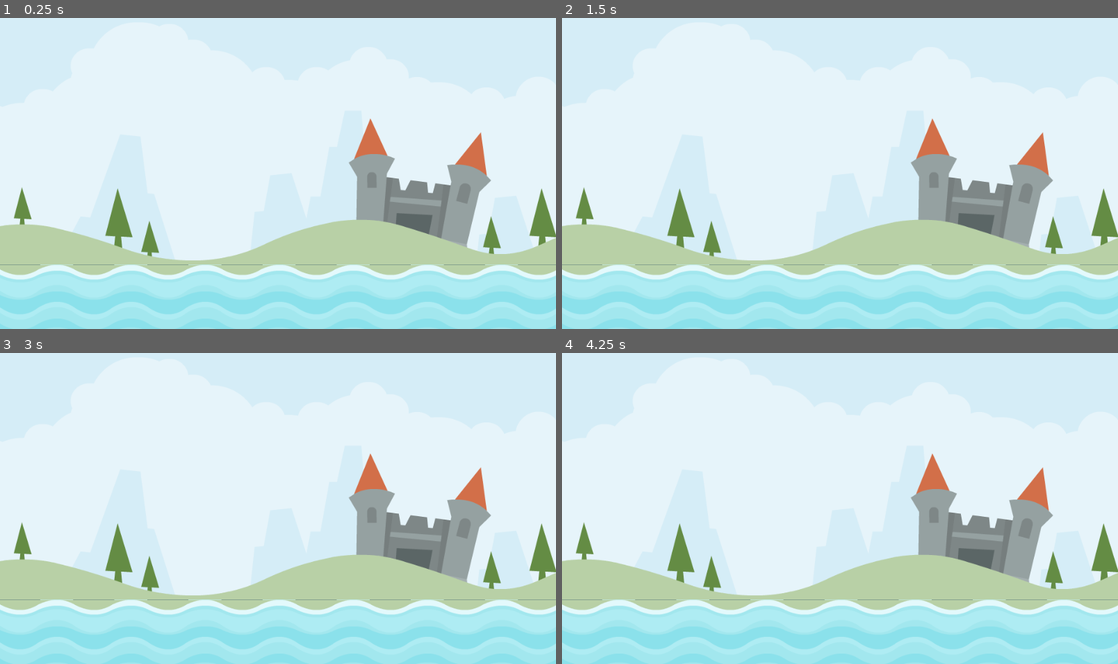
Above: before the commit, frames 1-4 (two rows, left to right).
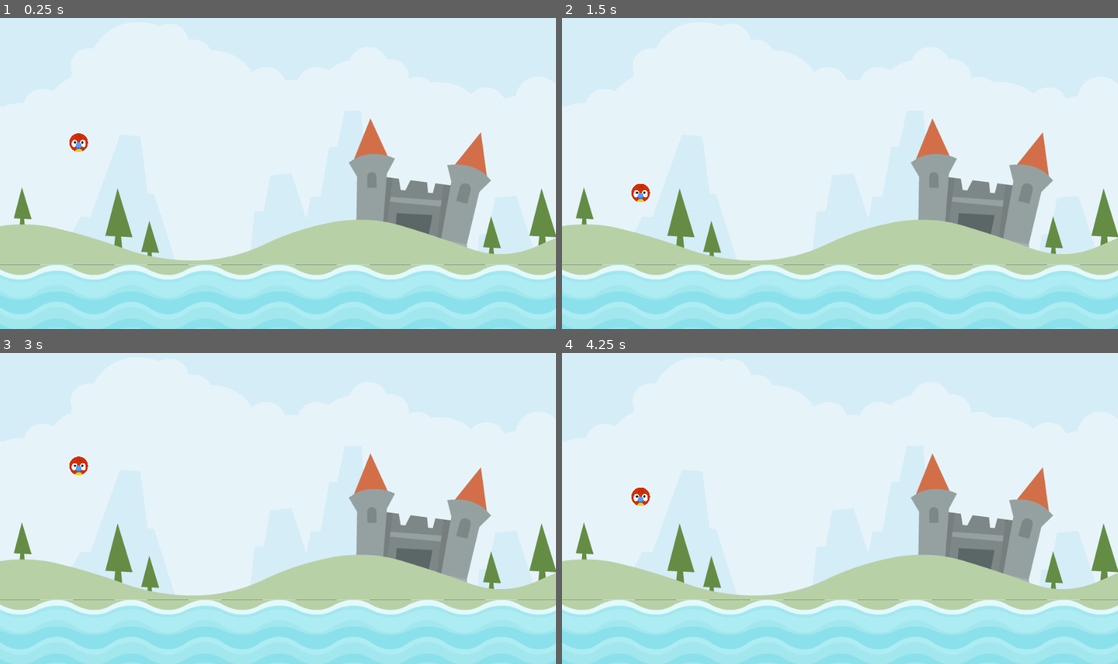
Above: after the commit, the same moments.

Repository: EvandroJF/AngryAnimals-aprender
Game: Godot game, scene res://scenes/level/level.tscn
Two runs of this game, one before a commit and one after it. Both use one fixed random seed, a clock stepped at 60 frames per second and the inputs below.
Inputs:
- Up to frame 1 (0.25 s): no input
- Up to frame 2 (1.5 s): no input
- Up to frame 3 (3 s): no input
- Up to frame 4 (4.25 s): no input

The runs differ from the first frame. In frame 1, 0.2% of the frame differs, in the area x 12-16%, y 37-44%; in frame 2, 0.2%; in frame 3, 0.2%; in frame 4, 0.2%.

Commit message:
Config animal scene and siganl manager

Diff:
--- a/project.godot
+++ b/project.godot
@@ -15,6 +15,10 @@
 config/features=PackedStringArray("4.3", "Mobile")
 config/icon="res://icon.svg"
 
+[autoload]
+
+SignalManager="*res://singletons/signal_manager.gd"
+
 [display]
 
 window/stretch/mode="canvas_items"
--- /dev/null
+++ b/scenes/Animal/animal.gd
@@ -0,0 +1,20 @@
+extends RigidBody2D
+
+@onready var sprite_2d: Sprite2D = $Sprite2D
+
+# Called when the node enters the scene tree for the first time.
+func _ready() -> void:
+	pass # Replace with function body.
+
+
+func _physics_process(delta: float) -> void:
+	pass
+
+func die() -> void:
+	SignalManager.on_animal_died.emit()
+	queue_free()
+
+
+
+func _on_visible_on_screen_notifier_2d_screen_exited() -> void:
+	die()
--- /dev/null
+++ b/scenes/Animal/animal.tscn
@@ -0,0 +1,23 @@
+[gd_scene load_steps=4 format=3 uid="uid://cksrep4gecljt"]
+
+[ext_resource type="Script" path="res://scenes/Animal/animal.gd" id="1_1psnw"]
+[ext_resource type="Texture2D" uid="uid://36iism5hqyvx" path="res://assets/player/parrot.png" id="1_n1y5a"]
+
+[sub_resource type="CircleShape2D" id="CircleShape2D_uj4oi"]
+radius = 19.4165
+
+[node name="Animal" type="RigidBody2D"]
+script = ExtResource("1_1psnw")
+
+[node name="Sprite2D" type="Sprite2D" parent="."]
+scale = Vector2(0.15, 0.15)
+texture = ExtResource("1_n1y5a")
+
+[node name="CollisionShape2D" type="CollisionShape2D" parent="."]
+shape = SubResource("CircleShape2D_uj4oi")
+
+[node name="VisibleOnScreenNotifier2D" type="VisibleOnScreenNotifier2D" parent="."]
+position = Vector2(-1.54972e-06, -4.76837e-07)
+scale = Vector2(2, 2)
+
+[connection signal="screen_exited" from="VisibleOnScreenNotifier2D" to="." method="_on_visible_on_screen_notifier_2d_screen_exited"]
--- a/scenes/Water/splash.gd
+++ b/scenes/Water/splash.gd
@@ -2,15 +2,5 @@
 
 @onready var splash: AudioStreamPlayer = $"."
 
-# Called when the node enters the scene tree for the first time.
-func _ready() -> void:
-	pass # Replace with function body.
-
-
-# Called every frame. 'delta' is the elapsed time since the previous frame.
-func _process(delta: float) -> void:
-	pass
-
-
 func _on_water_body_entered(body: Node2D) -> void:
 	splash.play()
--- a/scenes/Water/water.tscn
+++ b/scenes/Water/water.tscn
@@ -17,7 +17,7 @@
 region_rect = Rect2(0, 0, 1200, 120)
 
 [node name="CollisionShape2D" type="CollisionShape2D" parent="."]
-position = Vector2(572, 84)
+position = Vector2(574, 50)
 shape = SubResource("RectangleShape2D_qpq5i")
 
 [node name="splash" type="AudioStreamPlayer" parent="."]
--- /dev/null
+++ b/scenes/level/level.gd
@@ -0,0 +1,19 @@
+extends Node2D
+
+const ANIMAL = preload("res://scenes/Animal/animal.tscn")
+
+@onready var animal_start: Marker2D = $AnimalStart
+# Called when the node enters the scene tree for the first time.
+func _ready() -> void:
+	spaw_animal()
+	SignalManager.on_animal_died.connect(spaw_animal)
+
+# Called every frame. 'delta' is the elapsed time since the previous frame.
+func _process(delta: float) -> void:
+	pass
+
+
+func spaw_animal() -> void:
+	var new_animal = ANIMAL.instantiate()
+	new_animal.position = animal_start.position
+	add_child(new_animal)
--- a/scenes/level/level.tscn
+++ b/scenes/level/level.tscn
@@ -1,9 +1,11 @@
-[gd_scene load_steps=3 format=3 uid="uid://de6ermhc2pkcp"]
+[gd_scene load_steps=4 format=3 uid="uid://de6ermhc2pkcp"]
 
+[ext_resource type="Script" path="res://scenes/level/level.gd" id="1_3pgfl"]
 [ext_resource type="Texture2D" uid="uid://cfgjm1chxmogn" path="res://assets/scene/colored_castle.png" id="1_rxja5"]
 [ext_resource type="PackedScene" uid="uid://tdfl8nbqferm" path="res://scenes/Water/water.tscn" id="2_n4cki"]
 
 [node name="Level" type="Node2D"]
+script = ExtResource("1_3pgfl")
 
 [node name="Sprite2D" type="Sprite2D" parent="."]
 position = Vector2(583, 294)
@@ -14,5 +16,7 @@
 position = Vector2(163, 233)
 scale = Vector2(1.2, 1.2)
 
-[node name="Water" parent="AnimalStart" instance=ExtResource("2_n4cki")]
-position = Vector2(-217.5, 245.833)
+[node name="Water" parent="." instance=ExtResource("2_n4cki")]
+z_index = 1
+position = Vector2(-98, 528)
+scale = Vector2(1.2, 1.2)
--- /dev/null
+++ b/singletons/signal_manager.gd
@@ -0,0 +1,3 @@
+extends Node
+
+signal on_animal_died
